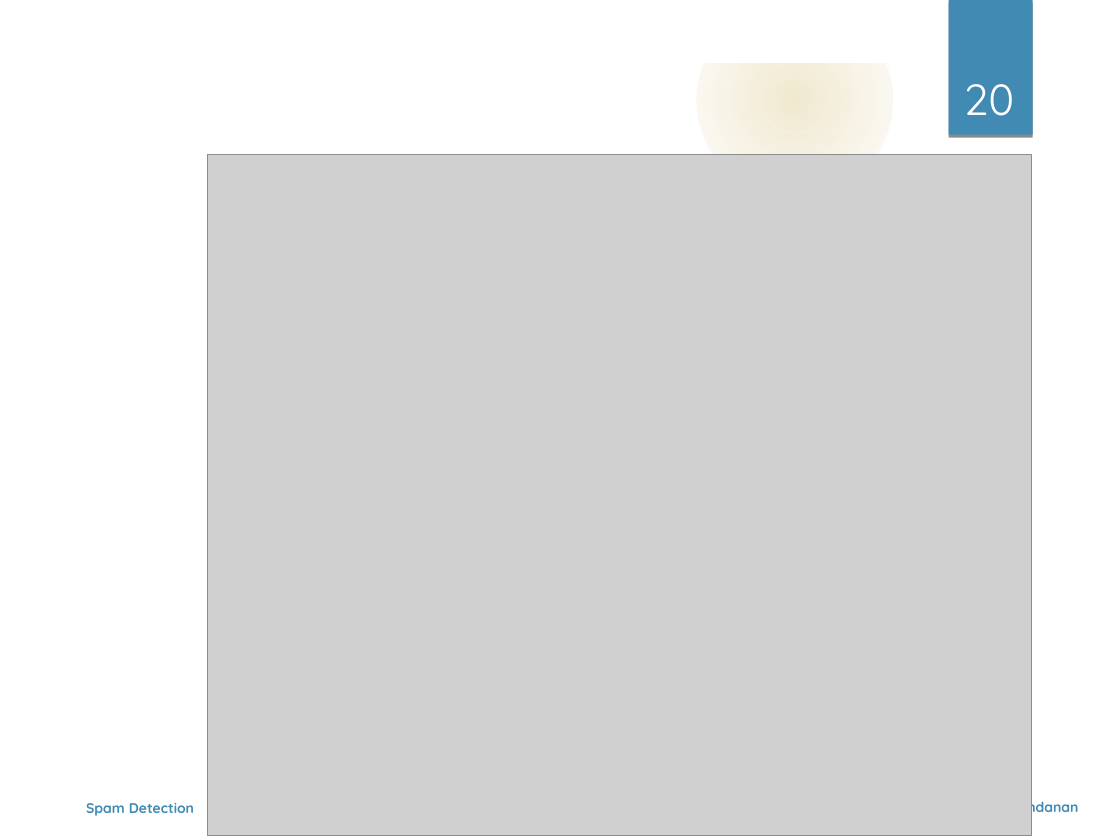
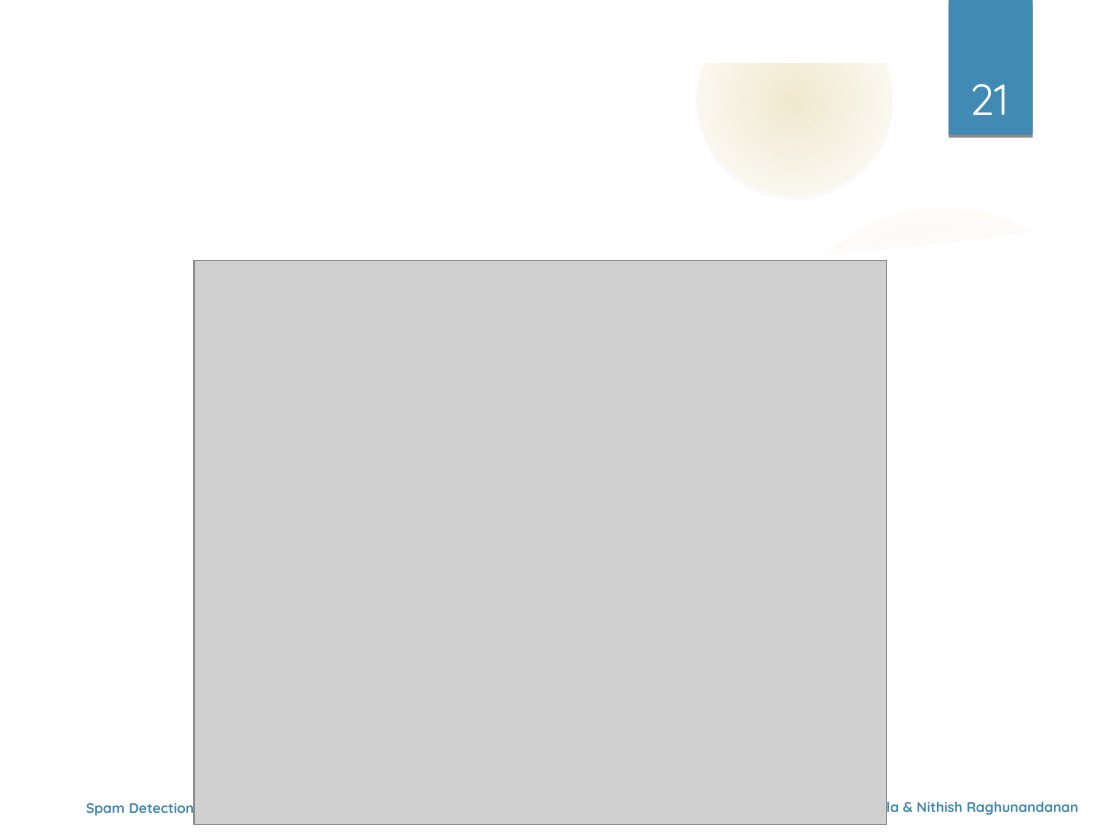
Before and after one commit to nehgu/Anomaly-Detection, a slide deck: slide 21 of Challenges/Spam Filtering Challenge 4/Ppt - Spam Detection Challenge-4.odp (slide 20 before the commit). Drawn at 1120x840 pixels with LibreOffice and Linux fonts; fonts in the diff are those of the drawing; grey boxes stand for pictures; background and template pictures are left out. Boxes give left, top, right and bottom in pixels: in the first picture for what was removed or moved away, otherwise in the second. Text is boxed around its words. In the diff, an @@ line names an element or a change of style, - is before the commit and + after.

Commit message:
Added plots to Ppt & change in Kaggle score plot code.

```diff
--- a/Challenges/Spam Filtering Challenge 4/Ppt - Spam Detection Challenge-4.odp
+++ b/Challenges/Spam Filtering Challenge 4/Ppt - Spam Detection Challenge-4.odp
@@ page number at <box>969,84,1008,115</box>: text changed @@
-20
+21
@@ picture: place and size @@
-picture at <box>207,155,1032,836</box>
+picture at <box>194,260,886,824</box>
```
Also in this commit, not shown: 6 other slides changed, 1 slide added, 1 other file.
